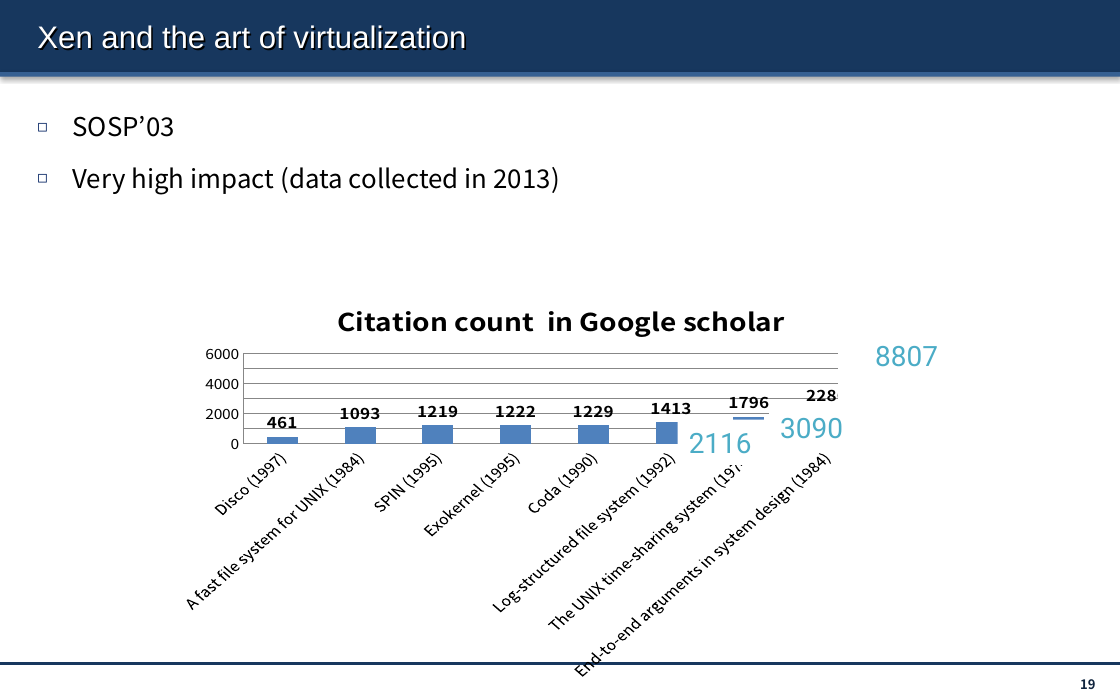
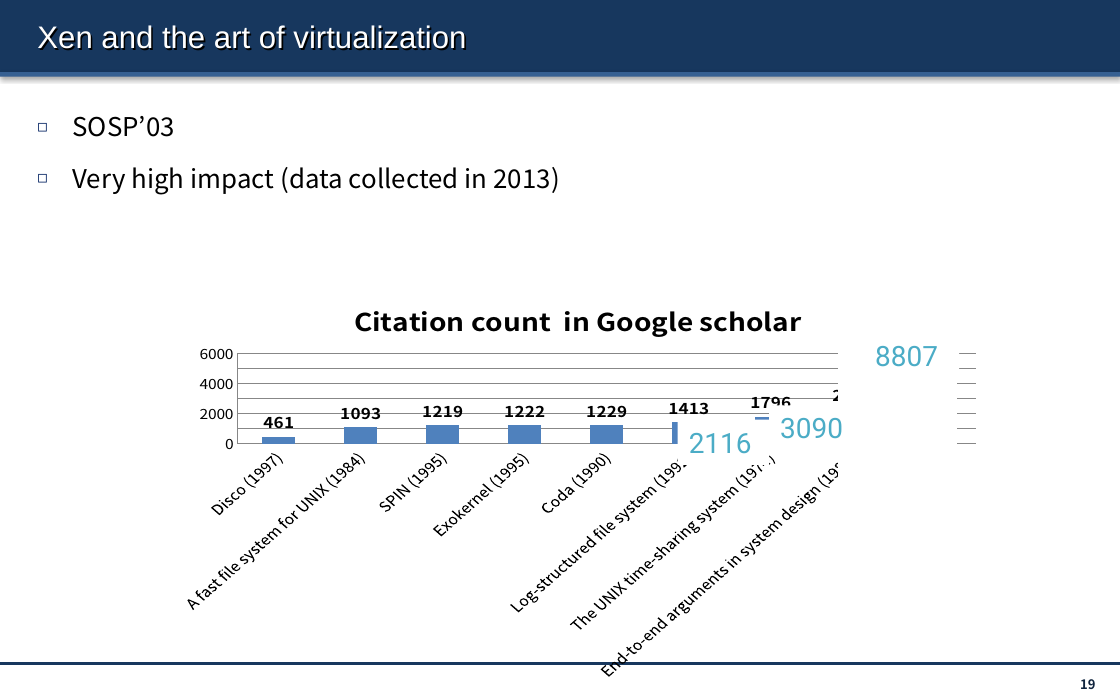
Before and after one commit to Marcusleeleelee/CSCI3150, a slide deck: slide 19 of lectures/lec16_virtualization.pptx. Drawn at 1120x700 pixels with LibreOffice and Linux fonts; fonts in the diff are those of the drawing. Boxes give left, top, right and bottom in pixels: in the first picture for what was removed or moved away, otherwise in the second. Text is boxed around its words. In the diff, an @@ line names an element or a change of style, - is before the commit and + after.

```diff
--- a/lectures/lec16_virtualization.pptx
+++ b/lectures/lec16_virtualization.pptx
@@ column chart resized from (x1=164, y1=283, x2=960, y2=680) to (x1=164, y1=283, x2=993, y2=680) @@
```
Also in this commit, not shown: 5 other slides changed.
